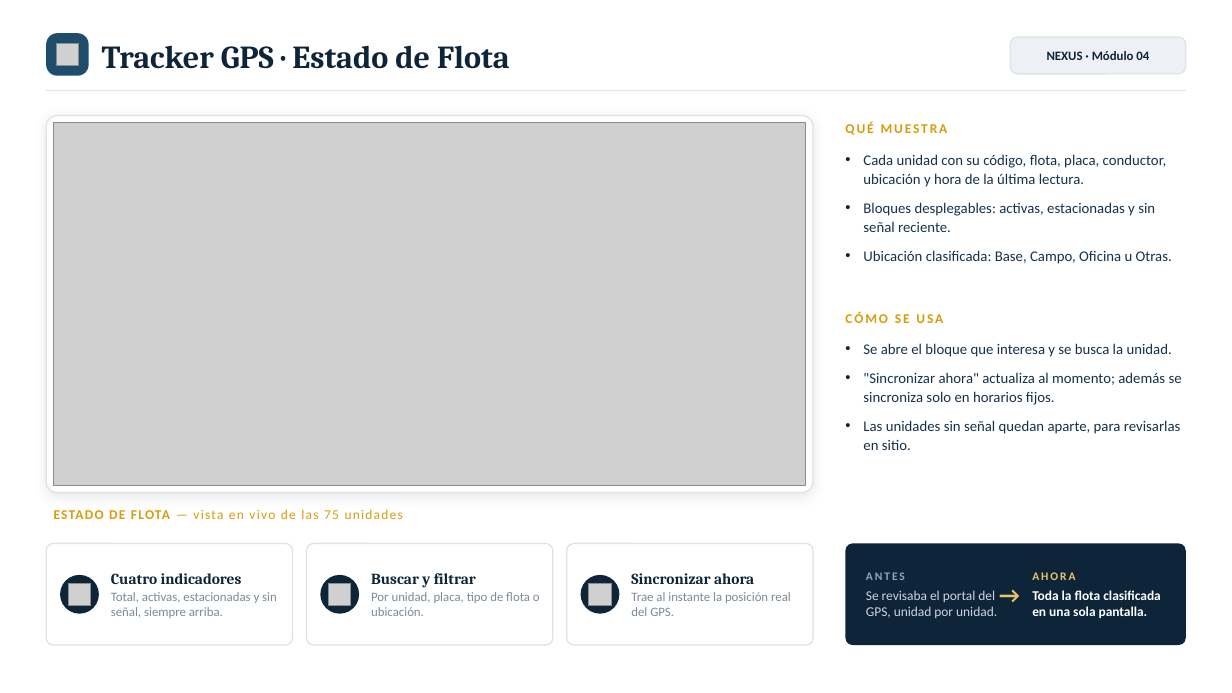
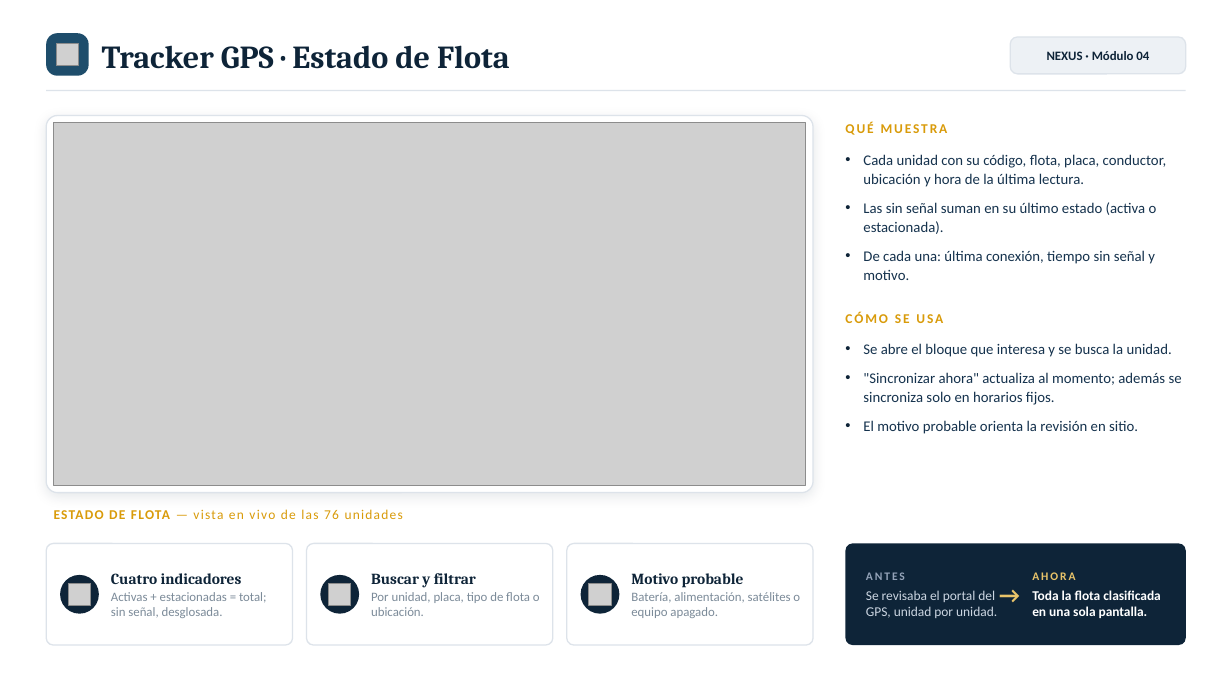
Before and after one commit to MIGUELLUCHO1111/LUCHOO, a slide deck: slide 13 of informes/Proyectos_TI_Tracker.pptx. Drawn at 1232x693 pixels with LibreOffice and Linux fonts; fonts in the diff are those of the drawing; grey boxes stand for pictures. Boxes give left, top, right and bottom in pixels: in the first picture for what was removed or moved away, otherwise in the second. Text is boxed around its words. In the diff, an @@ line names an element or a change of style, - is before the commit and + after.

```diff
--- a/informes/Proyectos_TI_Tracker.pptx
+++ b/informes/Proyectos_TI_Tracker.pptx
@@ text at [863, 202, 1157, 280]: text changed @@
-• Bloques desplegables: activas, estacionadas y sin señal reciente.
-• Ubicación clasificada: Base, Campo, Oficina u Otras.
+• Las sin señal suman en su último estado (activa o estacionada).
+• De cada una: última conexión, tiempo sin señal y motivo.
@@ text at [863, 420, 1138, 434]: text changed @@
-• Las unidades sin señal quedan aparte, para revisarlas en sitio.
+• El motivo probable orienta la revisión en sitio.
@@ text at [54, 509, 403, 519]: text changed @@
-ESTADO DE FLOTA — vista en vivo de las 75 unidades
+ESTADO DE FLOTA — vista en vivo de las 76 unidades
@@ text at [111, 592, 267, 618]: text changed @@
-Total, activas, estacionadas y sin señal, siempre arriba.
+Activas + estacionadas = total; sin señal, desglosada.
@@ text at [631, 573, 800, 618]: text changed @@
-Sincronizar ahora
-Trae al instante la posición real del GPS.
+Motivo probable
+Batería, alimentación, satélites o equipo apagado.
```
Also in this commit, not shown: 2 other slides changed.
